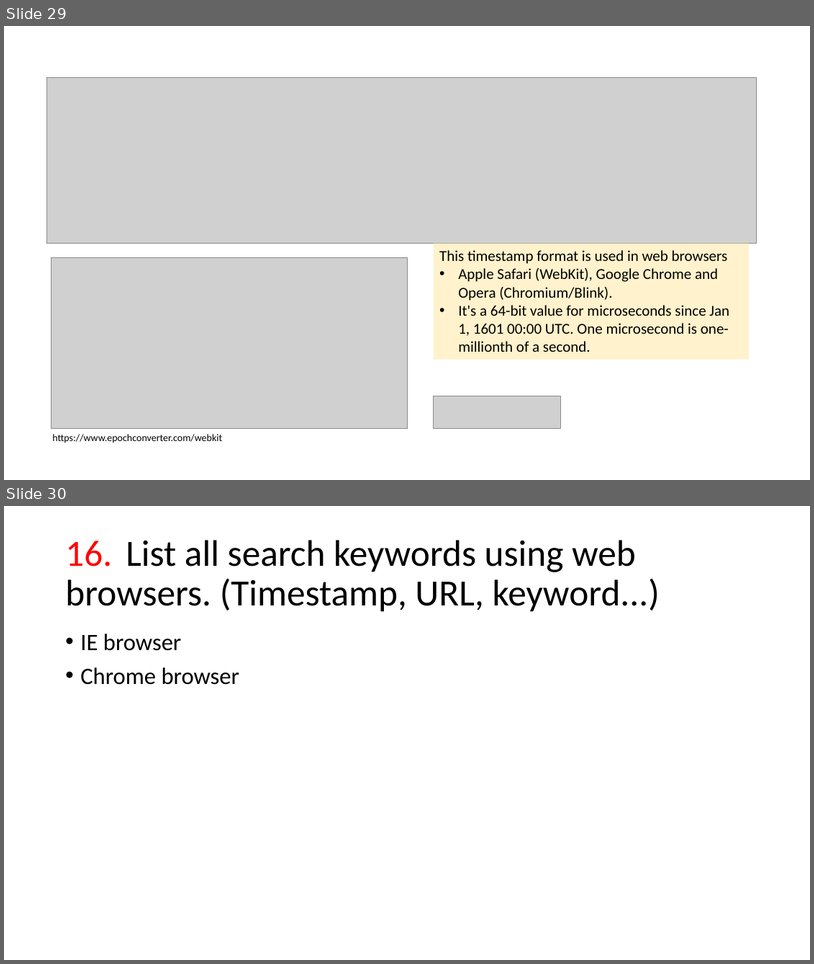
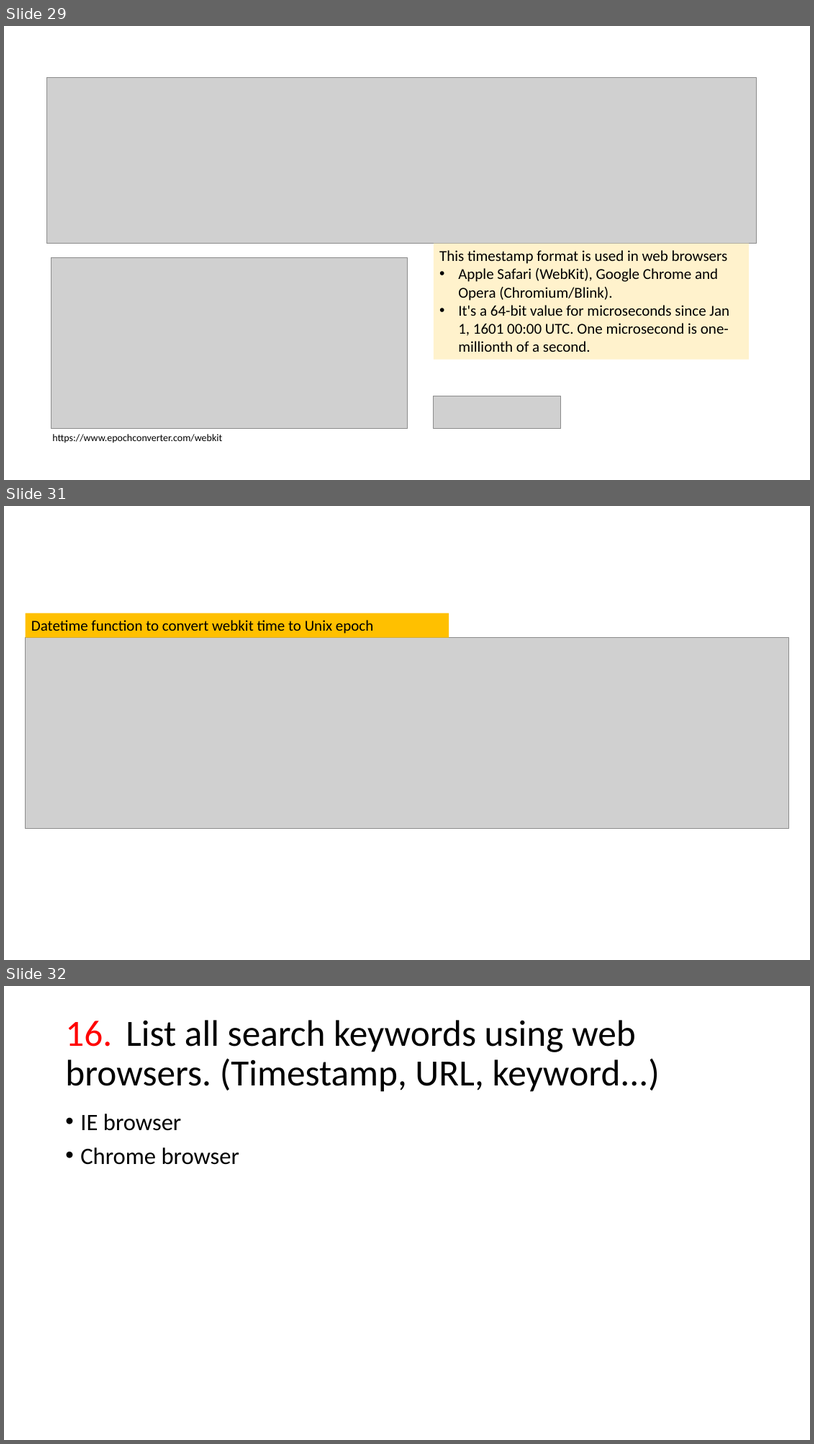
Before and after one commit to frankwxu/digital-forensics-lab, a slide deck: NIST_Data_Leakage_Case/NIST_Data_Leakage_03_WebHistory_SQL.pptx. Shown one above the other, each under a label of ours: slides 29 and 30 before the commit, slides 29, 31 and 32 after it; the slides between them are not shown. The pictures are 814x964 and 814x1444 pixels, drawn with LibreOffice and Linux fonts; fonts in the diff are those of the drawing; grey boxes stand for pictures; background and template pictures are left out. Boxes give left, top, right and bottom in pixels: in the first picture for what was removed or moved away, otherwise in the second. Text is boxed around its words. In the diff, an @@ line names an element or a change of style, - is before the commit and + after.

```diff
--- a/NIST_Data_Leakage_Case/NIST_Data_Leakage_03_WebHistory_SQL.pptx
+++ b/NIST_Data_Leakage_Case/NIST_Data_Leakage_03_WebHistory_SQL.pptx
@@ slide 31 added at <box>4,506,810,960</box>, background #FFFFFF @@
@@ rectangle added at <box>25,613,449,637</box>, fill #FFC000, 18 pt, text #000000 @@
+Datetime function to convert webkit time to Unix epoch
@@ picture added at <box>25,637,790,828</box> @@
@@ what was slide 30 is now slide 32 @@
```
Also in this commit, not shown: 1 other slide added, 9 other files.
